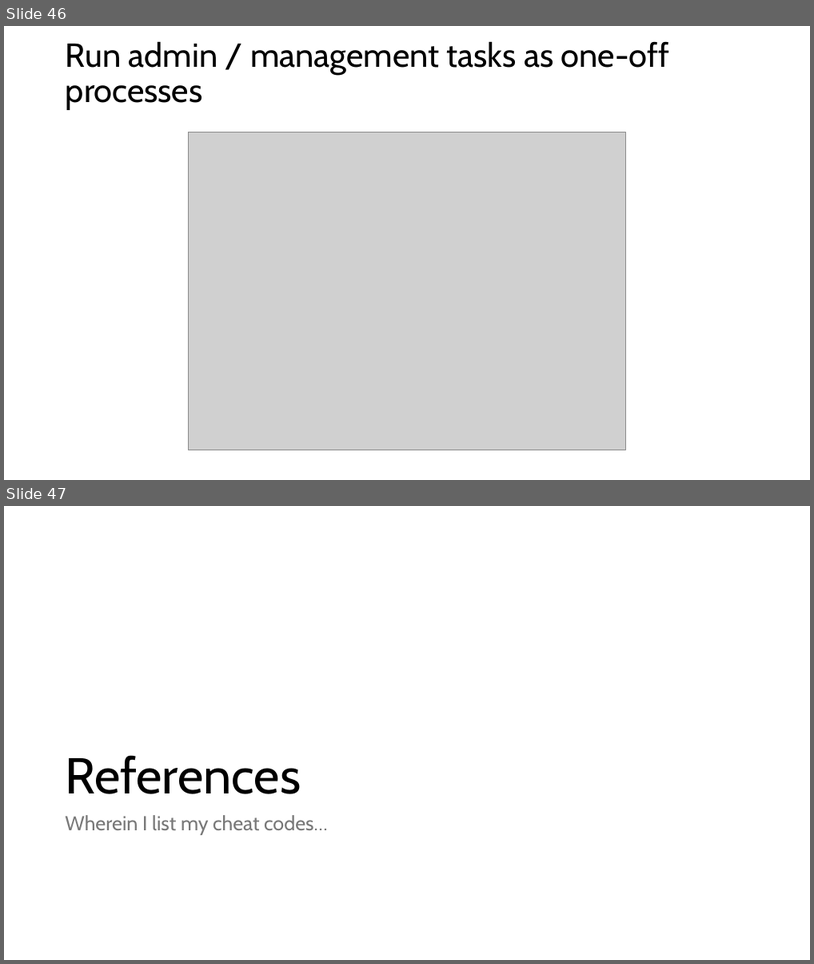
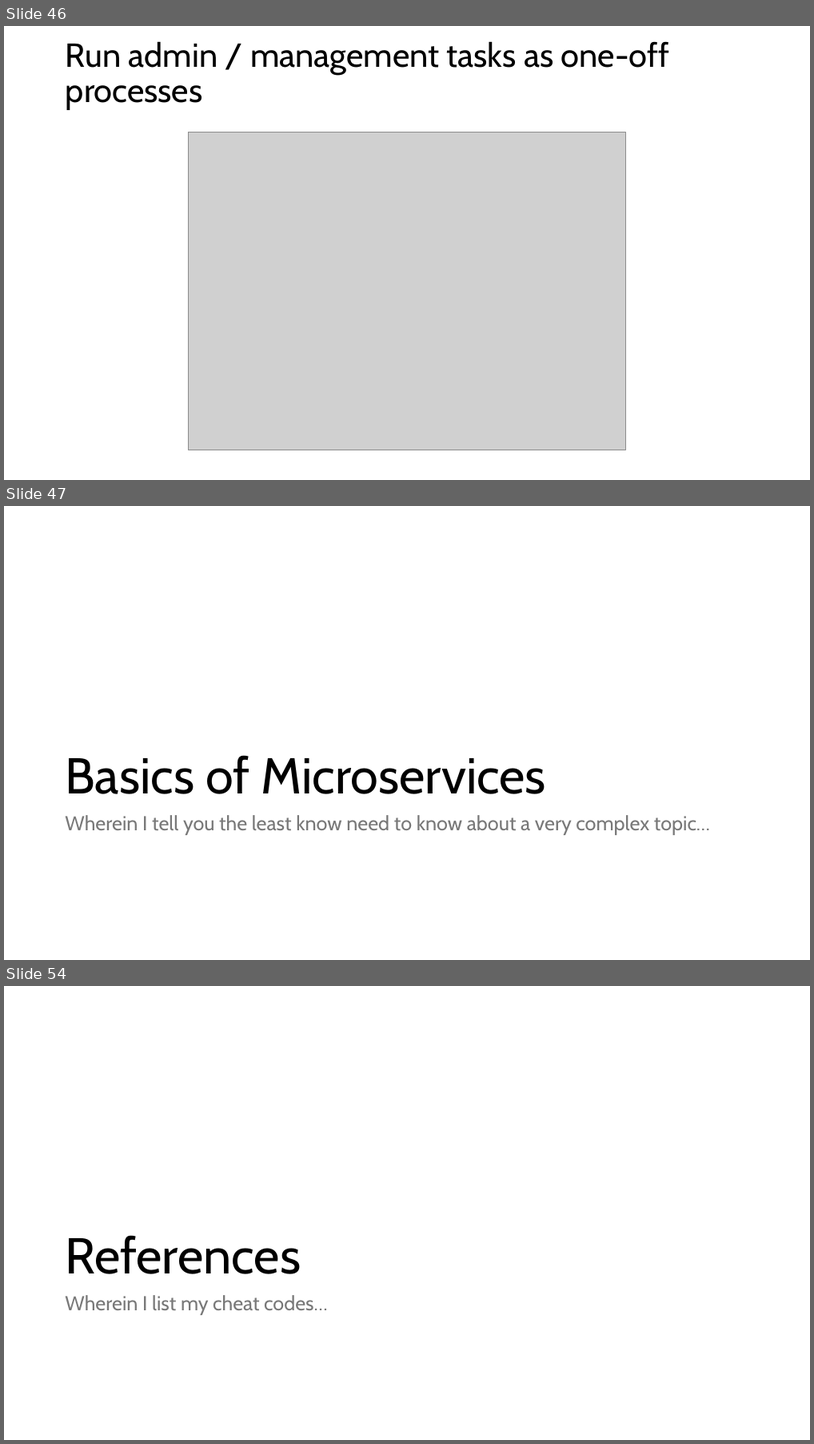
Before and after one commit to ericburcham/cloud-patterns-and-practices, a slide deck: Presentation.pptx. Shown one above the other, each under a label of ours: slides 46 and 47 before the commit, slides 46, 47 and 54 after it; the slides between them are not shown. The pictures are 814x964 and 814x1444 pixels, drawn with LibreOffice and Linux fonts; fonts in the diff are those of the drawing; grey boxes stand for pictures. Boxes give left, top, right and bottom in pixels: in the first picture for what was removed or moved away, otherwise in the second. Text is boxed around its words. In the diff, an @@ line names an element or a change of style, - is before the commit and + after.

Commit message:
add microservices slides

```diff
--- a/Presentation.pptx
+++ b/Presentation.pptx
@@ slide 47 added at bbox=[4, 506, 810, 960], background #FFFFFF @@
@@ title added at bbox=[65, 755, 546, 794], 60 pt, text #000000 @@
+Basics of Microservices
@@ text added at bbox=[65, 815, 710, 835], 24 pt, text #797979 @@
+Wherein I tell you the least know need to know about a very complex topic…
@@ what was slide 47 is now slide 54 @@
```
Also in this commit, not shown: 1 slide changed, 6 other slides added, 1 other file.
